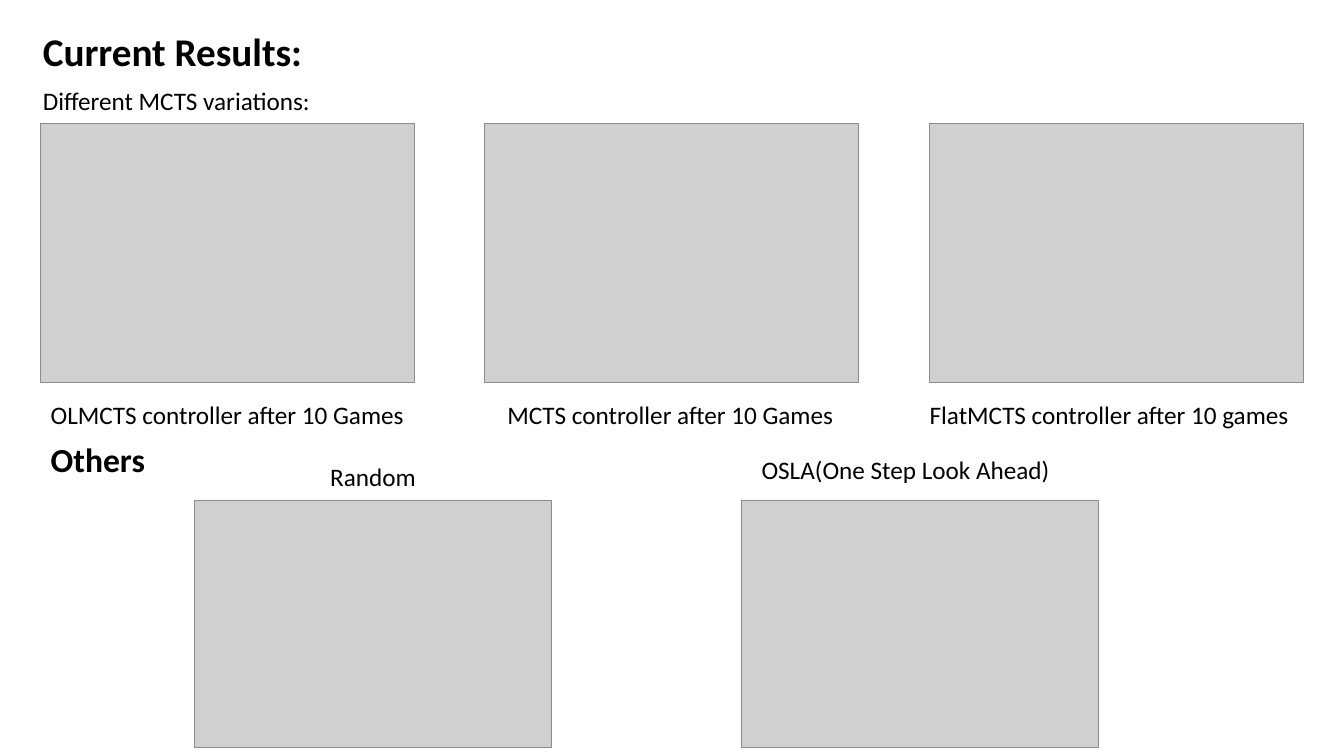
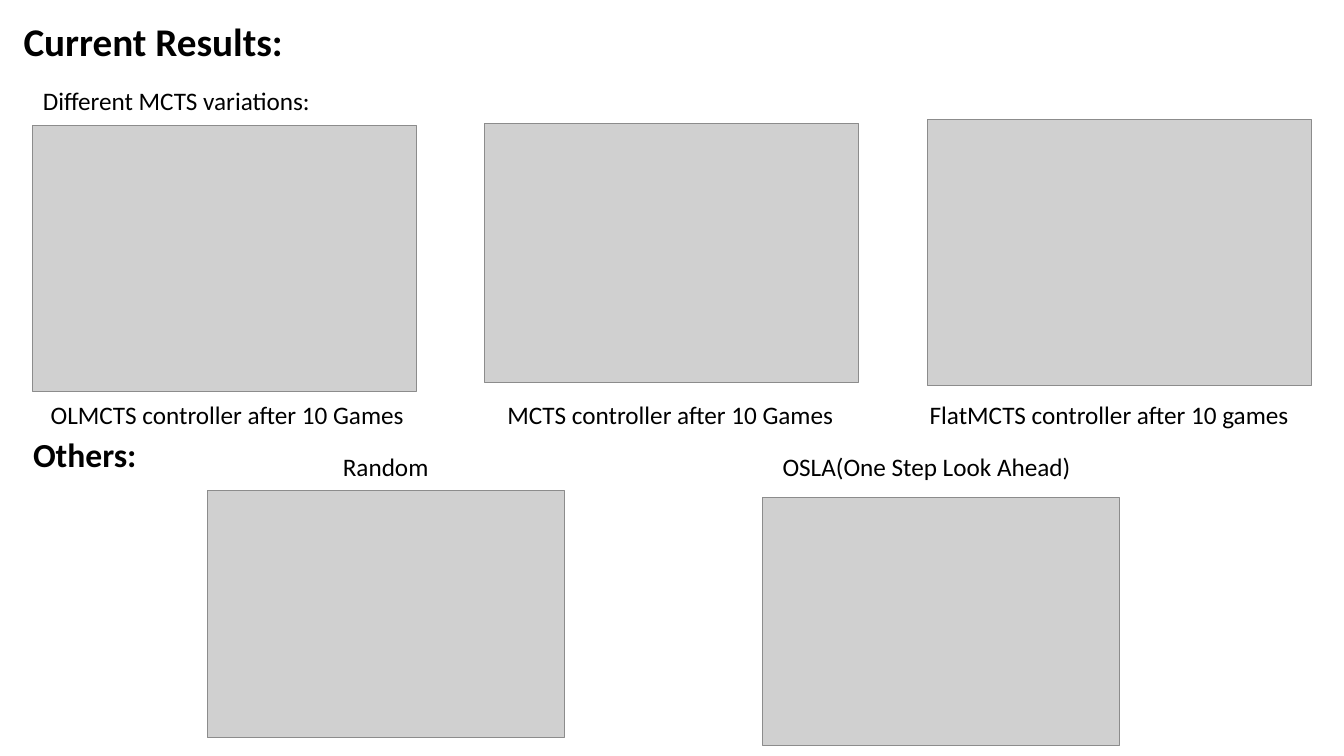
Before and after one commit to Alli1223/comp320-comp360-dissertation, a slide deck: slide 6 of Presentations/Findings Presentation/Findings.pptx (slide 5 before the commit). Drawn at 1344x756 pixels with LibreOffice and Linux fonts; fonts in the diff are those of the drawing; grey boxes stand for pictures. Boxes give left, top, right and bottom in pixels: in the first picture for what was removed or moved away, otherwise in the second. Text is boxed around its words. In the diff, an @@ line names an element or a change of style, - is before the commit and + after.

```diff
--- a/Presentations/Findings Presentation/Findings.pptx
+++ b/Presentations/Findings Presentation/Findings.pptx
@@ text "Current Results:": place and size @@
-text "Current Results:" at <box>43,38,302,67</box>
+text "Current Results:" at <box>24,28,282,57</box>
@@ picture: place and size @@
-picture at <box>41,123,415,382</box>
+picture at <box>33,125,417,391</box>
@@ picture: place and size @@
-picture at <box>930,123,1304,382</box>
+picture at <box>928,120,1312,386</box>
@@ text at <box>33,443,136,468</box>: text changed @@
-Others
+Others:
@@ text "Random": place and size @@
-text "Random" at <box>330,468,416,486</box>
+text "Random" at <box>343,458,429,476</box>
@@ text "OSLA(One Step Look Ahead)": place and size @@
-text "OSLA(One Step Look Ahead)" at <box>762,461,1049,483</box>
+text "OSLA(One Step Look Ahead)" at <box>783,458,1070,480</box>
@@ picture: place and size @@
-picture at <box>195,501,552,748</box>
+picture at <box>207,491,564,738</box>
@@ picture: place and size @@
-picture at <box>741,501,1098,748</box>
+picture at <box>762,498,1119,745</box>
```
Also in this commit, not shown: 3 other slides changed, 6 slides added, 5 slides removed, 13 other files.
